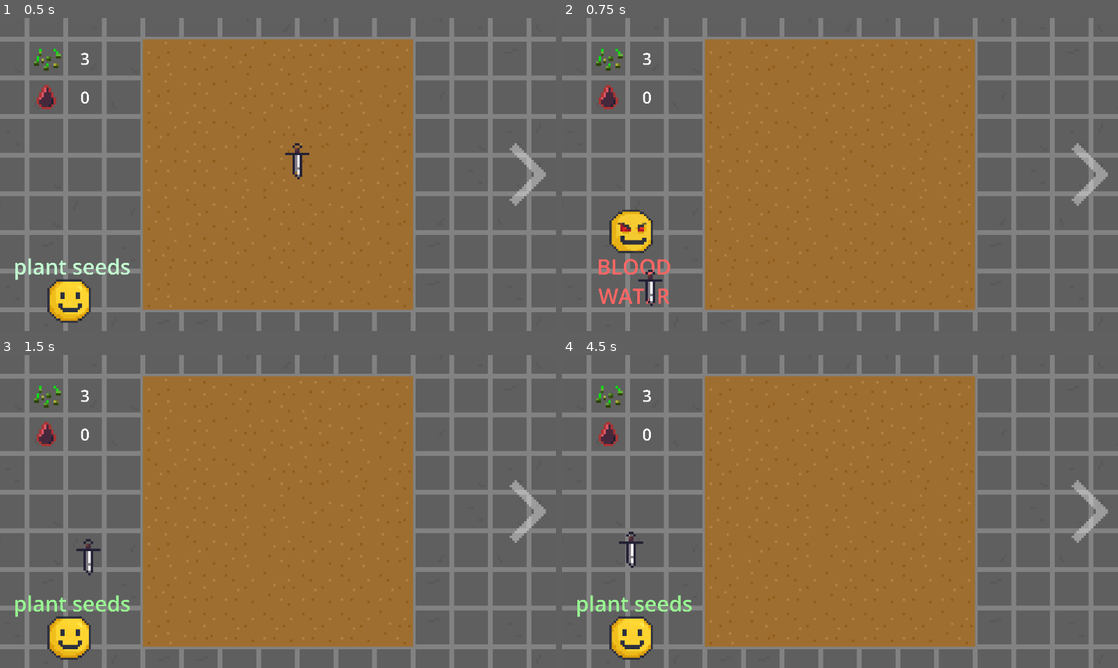
Above: before the commit, frames 1-4 (two rows, left to right).
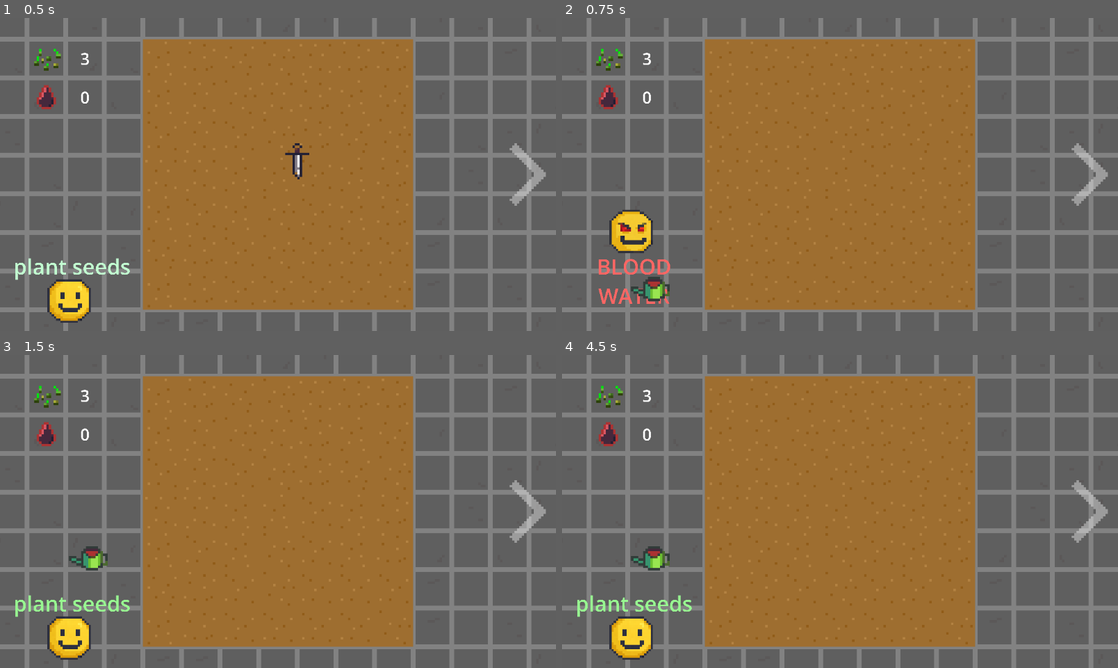
Above: after the commit, the same moments.

Repository: aeriab/giftjam_lebron
Game: Godot game, scene res://main/main.tscn
The game is run twice, just before and just after one commit, with the same random seed, the same clock (stepped at 60 frames per second) and the same inputs.
Inputs (mouse positions are in pixels of both pictures, inside the frame that each line leads up to):
- Up to frame 1 (0.5 s): no input
- Up to frame 2 (0.75 s): click (628, 299) at 0.5 s
- Up to frame 3 (1.5 s): click (66, 570) at 1.25 s
- Up to frame 4 (4.5 s): click (1090, 511) at 2 s; click (628, 511) at 2.75 s; click (628, 636) at 3.5 s; click (628, 570) at 4.25 s

Frame 1 is identical in both runs. In frame 2, 0.4% of the frame differs, in the area x 12-20%, y 80-92%; in frame 3, 0.4%; in frame 4, 0.5%, in the area x 10-20%, y 56-69%.

Commit message:
changing the buttons actually changes good/evil

Diff:
--- a/UI/ui.gd
+++ b/UI/ui.gd
@@ -51,6 +51,9 @@
 @onready var activity_label = $ActivityLabel
 
 func _on_good_texture_button_pressed():
+	Global.evil_mode = true
+	SignalManager.song_change.emit()
+
 	if Global.in_plant_scene:
 		activity_label.text = "BLOOD WATER"
 	else:
@@ -63,6 +66,9 @@
 
 
 func _on_evil_texture_button_pressed():
+	Global.evil_mode = false
+	SignalManager.song_change.emit()
+
 	if Global.in_plant_scene:
 		activity_label.text = "plant seeds"
 	else:
